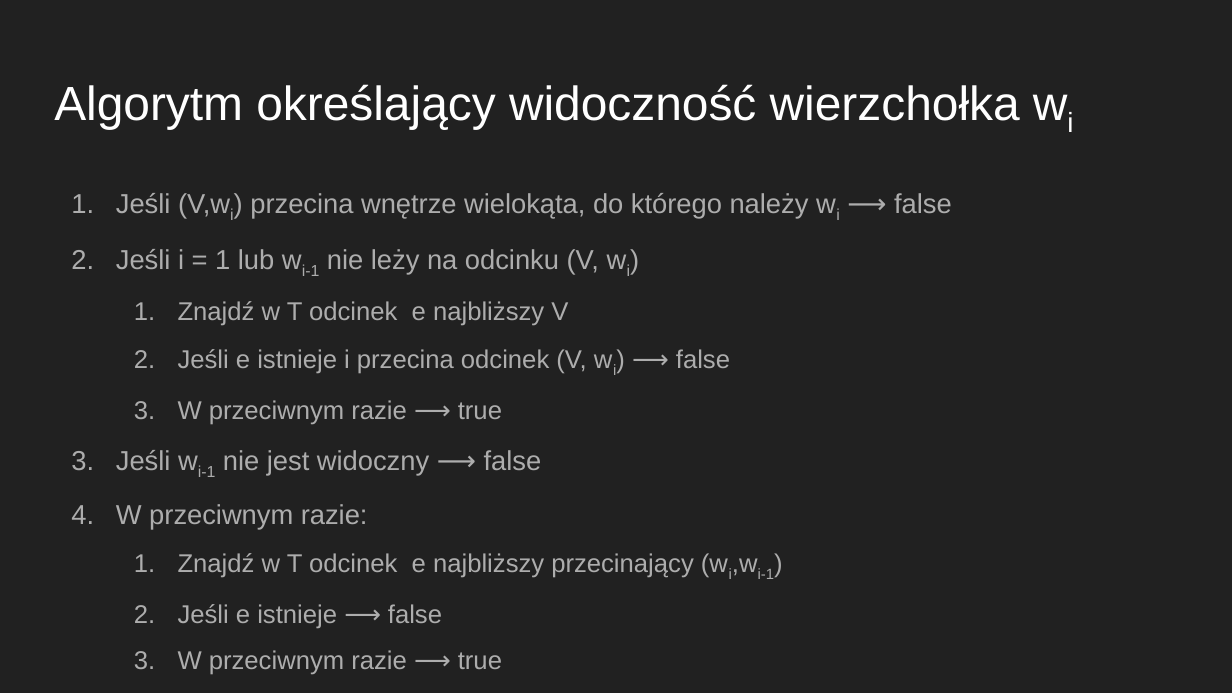
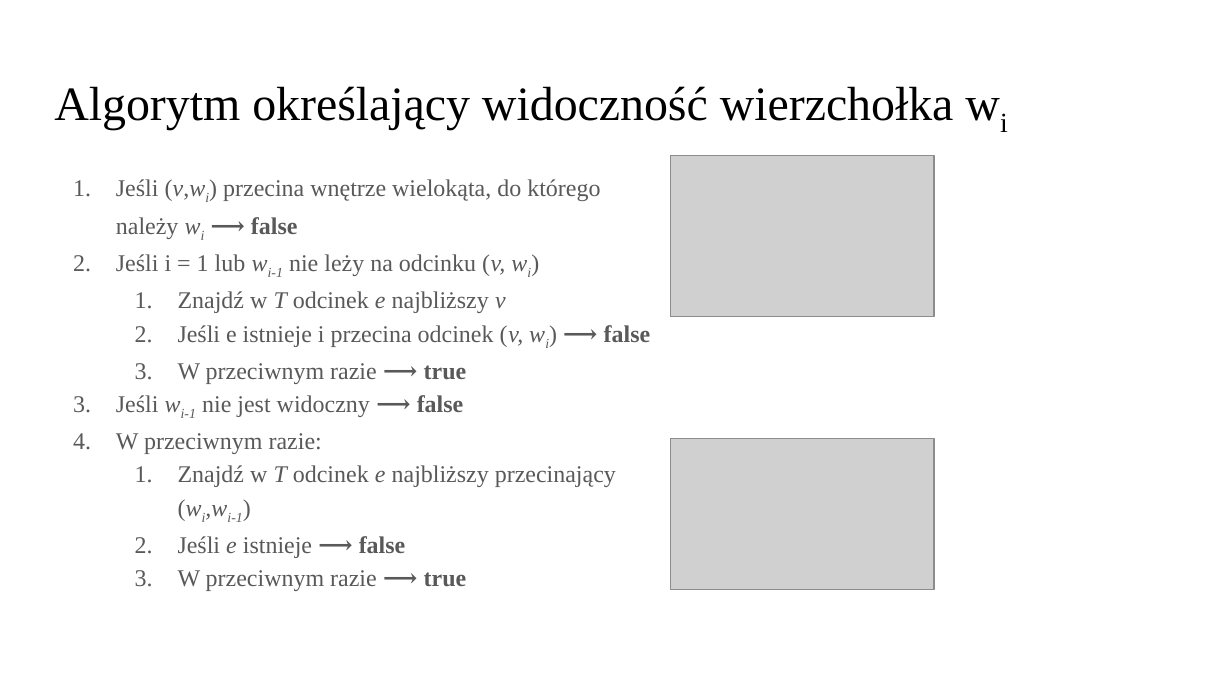
Before and after one commit to Mozarek/VisibilityGraph, a slide deck: slide 5 of presentation/Graf widoczności.pptx (slide 6 before the commit). Drawn at 1232x693 pixels with LibreOffice and Linux fonts; fonts in the diff are those of the drawing; grey boxes stand for pictures. Boxes give left, top, right and bottom in pixels: in the first picture for what was removed or moved away, otherwise in the second. Text is boxed around its words. In the diff, an @@ line names an element or a change of style, - is before the commit and + after.

```diff
--- a/presentation/Graf widoczności.pptx
+++ b/presentation/Graf widoczności.pptx
@@ background #212121 to #FFFFFF @@
@@ title "Algorytm określający widoczność wierzchołka wi" at bbox=[54, 86, 954, 129]: font Arial to Times New Roman, text colour #FFFFFF to #000000 @@
@@ text at bbox=[116, 179, 651, 347]: text changed; size 16 to 14 pt; font Arial to Times New Roman; text colour #ADADAD to #595959 @@
-1. Jeśli (V,wi) przecina wnętrze wielokąta, do którego należy wi ⟶ false
-2. Jeśli i = 1 lub wi-1 nie leży na odcinku (V, wi)
-  1. Znajdź w T odcinek e najbliższy V
-  2. Jeśli e istnieje i przecina odcinek (V, wi) ⟶ false
+1. Jeśli (v,wi) przecina wnętrze wielokąta, do którego należy wi ⟶ false
+2. Jeśli i = 1 lub wi-1 nie leży na odcinku (v, wi)
+  1. Znajdź w T odcinek e najbliższy v
+  2. Jeśli e istnieje i przecina odcinek (v, wi) ⟶ false
@@ picture added at bbox=[670, 155, 934, 317] @@
@@ text at bbox=[116, 363, 616, 591]: size 15 to 14 pt in "W przeciwnym razie ⟶ true", "Znajdź w T odcinek e najbliższy przecinający ...", "Jeśli e istnieje ⟶ false", "W przeciwnym razie ⟶ true"; font Arial to Times New Roman, text colour #ADADAD to #595959 in "W przeciwnym razie ⟶ true", "Jeśli wi-1 nie jest widoczny ⟶ false", "W przeciwnym razie:", "Znajdź w T odcinek e najbliższy przecinający ..." and 2 more places; bold on in "⟶ true", "⟶ false", "⟶ false", "⟶ true"; size 16 to 14 pt in "Jeśli wi-1 nie jest widoczny ⟶ false", "W przeciwnym razie:"; italic on in "wi-1", "T e (wi,wi-1)", "e"; line spacing 1.5 to 1.15; bullet colour #ADADAD to #595959; indent changed @@
@@ picture added at bbox=[670, 439, 934, 589] @@
```
Also in this commit, not shown: 5 other slides changed, 3 slides added, 2 slides removed.
